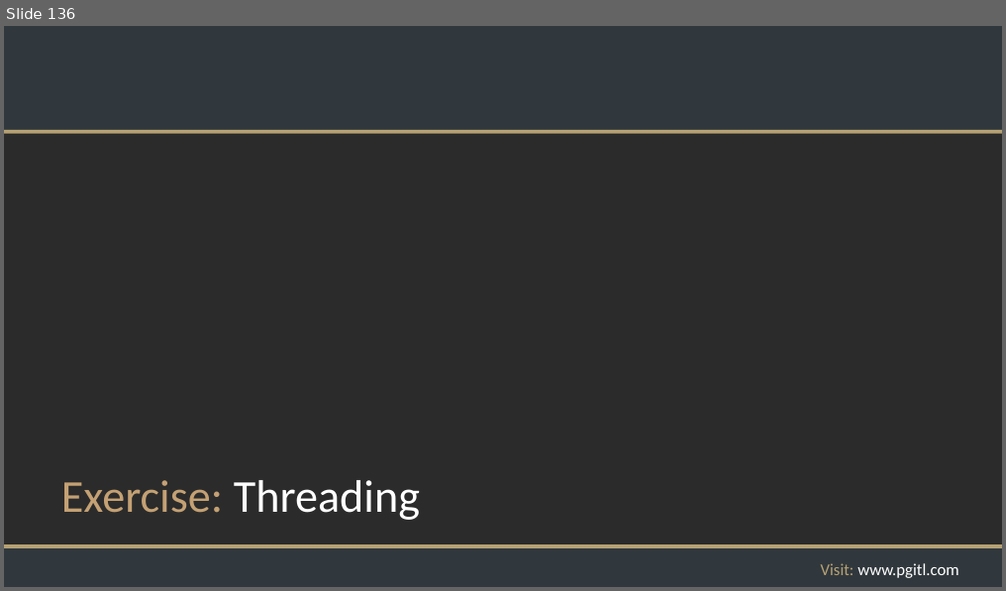
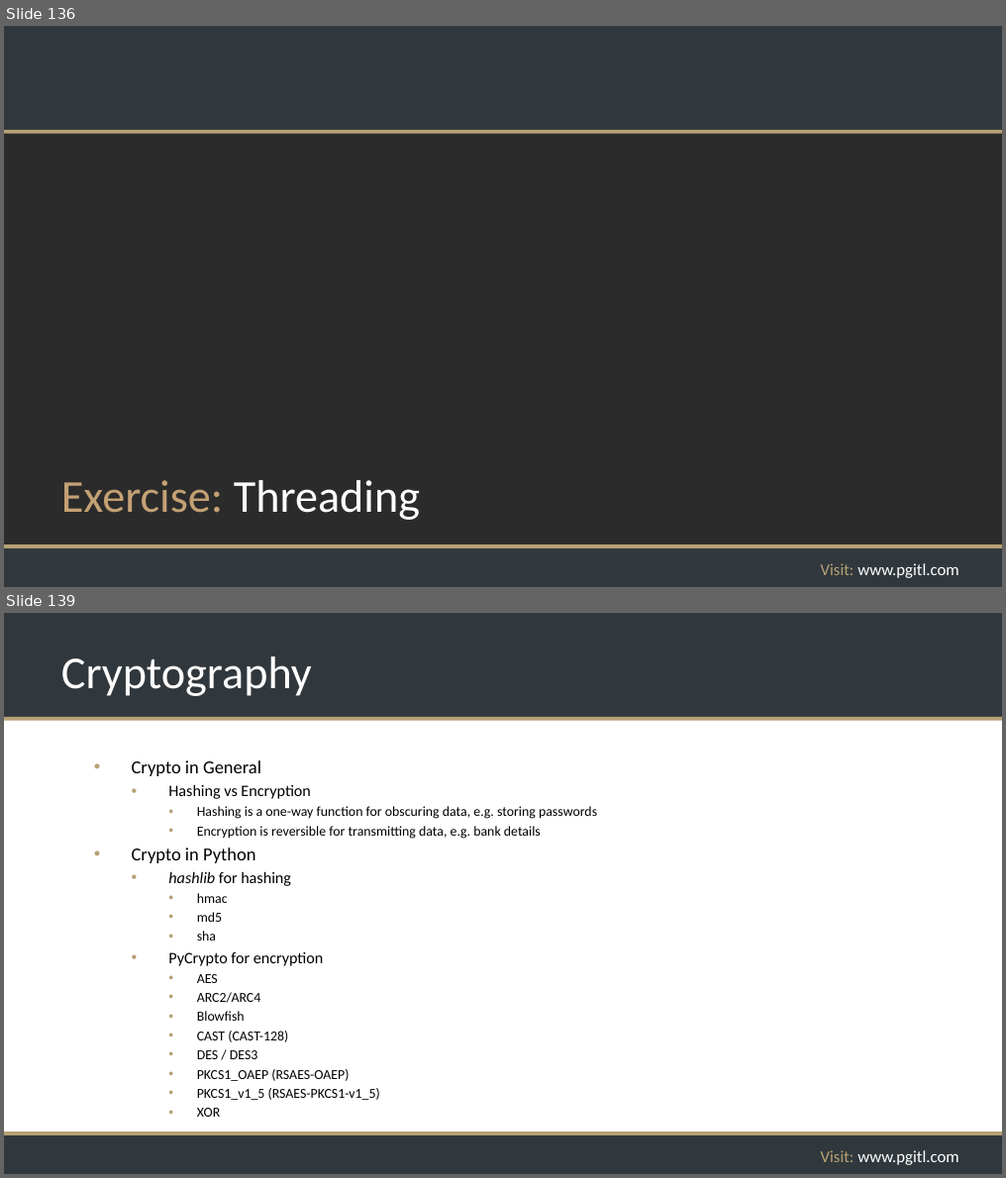
Before and after one commit to rikkouri/project-a, a slide deck: Programming Foundations.pptx. Shown one above the other, each under a label of ours: slide 136 before the commit, slides 136 and 139 after it; the slides between them are not shown. The pictures are 1006x591 and 1006x1178 pixels, drawn with LibreOffice and Linux fonts; fonts in the diff are those of the drawing; background and template pictures are left out; a plain dark background stands for a picture behind light text. Boxes give left, top, right and bottom in pixels: in the first picture for what was removed or moved away, otherwise in the second. Text is boxed around its words. In the diff, an @@ line names an element or a change of style, - is before the commit and + after.

```diff
--- a/Programming Foundations.pptx
+++ b/Programming Foundations.pptx
@@ slide 139 added at <box>4,613,1002,1174</box>, background #FFFFFF; not listed: 5 template elements that a slide beside it also shows @@
@@ title added at <box>61,657,312,696</box>, 44 pt, text #FFFFFF @@
+Cryptography
@@ text added at <box>132,761,597,1117</box>, 13.2 pt, text #000000 @@
+• Crypto in General
+  • Hashing vs Encryption
+    • Hashing is a one-way function for obscuring data, e.g. storing passwords
+    • Encryption is reversible for transmitting data, e.g. bank details
+• Crypto in Python
+  • hashlib for hashing
+    • hmac
+    • md5
+    • sha
+  • PyCrypto for encryption
+    • AES
+    • ARC2/ARC4
+    • Blowfish
+    • CAST (CAST-128)
+    • DES / DES3
+    • PKCS1_OAEP (RSAES-OAEP)
+    • PKCS1_v1_5 (RSAES-PKCS1-v1_5)
+    • XOR
```
Also in this commit, not shown: 1 slide changed, 18 other slides added, 1 slide removed.
